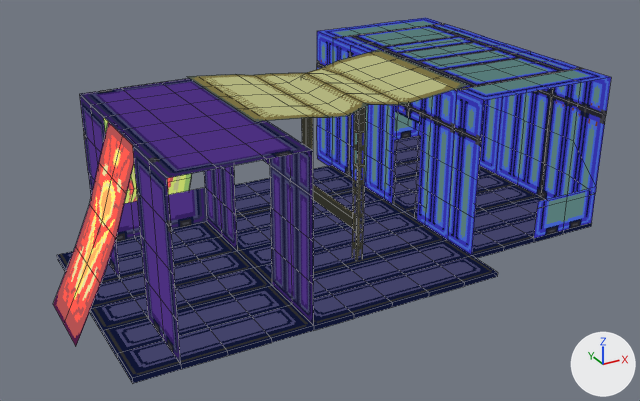
Renders of the Blender file Assets/ImportedAssets/StationAssets/RefugeeCamp/TentContainer2.blend from each side of a commit.
Rendered twice from a 50 mm camera at (-4.88, -9.19, 5.04) aimed at (0.16, -0.04, 0.47). The lights are fixed; the arrows at lower right show +X, +Y and +Z. Mesh edges are drawn as thin lines.
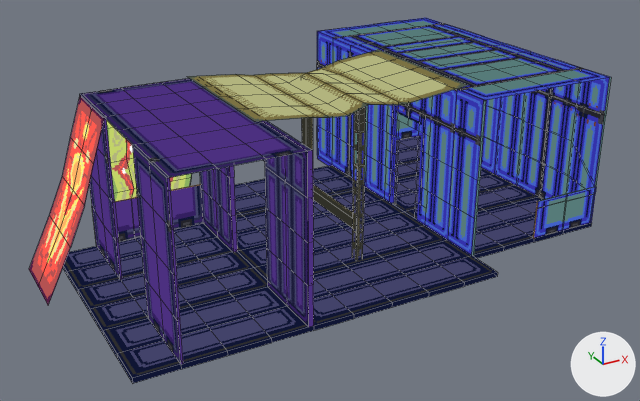
The change in detail:
me_cube is used by ob_cube; location (0.0, 0.0, 0.0).
me_cube had 361 vertices, 319 faces and spanned x -3.0..3.5, y -2.0..2.5, z -0.06..2.0.
me_cube now has 586 vertices, 484 faces and spans x -3.0..3.5, y -2.0..2.5, z -0.06..2.0.
me_cube part 1: a new loose piece of 30 vertices spanning x 1.53, y 0.25..2.5, z 0.0..1.5, in mat_crateshousebarrac.
me_cube part 2: a new loose piece of 25 vertices spanning x 1.5..3.5, y 2.48, z 0.0..2.0, in mat_crateshousebarrac.
me_cube part 3: 54 vertices added at x 2.5..3.5, y -1.5..2.5, z 0.0..2.0.
me_cube part 4: 48 vertices added at x 1.5..1.53, y -1.5..0.38, z -0.06..1.99.
me_cube part 5: 4 vertices moved from x -2.5..-1.0, y 1.0, z 0.5 to x -2.5..-1.0, y 1.0, z 0.56; 38 vertices added at x -2.5..-1.0, y 0.0..1.0, z 0.0..2.0.
me_cube part 6: 15 vertices added at x -2.47, y -2.0..-1.0, z 0.0..2.0.
me_cube part 7: 15 vertices added at x -1.06, y -2.0..-1.0, z 0.0..2.0.
me_cube part 8: 305 faces spanning x -3.0..3.5, y -2.0..2.5, z -0.06..2.0 switch from mat_crateshousebarrac_001 to mat_crateshousebarrac.
me_cube_002 has 133 vertices, 100 faces and spans x -6.8..-1.84, y 0.48..3.17, z -0.1..2.03.
me_cube_002 is used by ob_cube_002; location (3.5, -1.5, 0.0).
me_cube_002 part 9: the loose piece of 15 vertices spanning x -6.8..-5.95, y 0.48..1.48, z -0.1..1.99 is moved by (-0.06, 0.99, 0.0).

What differs and where, as boxes [x1, y1, x2, y2] in the pictures (640 x 401 px; the box of a moved part takes in the faces that stretch with it):
'Cube', reshaped: before [57, 18, 611, 383]; after [63, 18, 611, 383]
'Cube.002', reshaped (14% shorter): before [53, 50, 468, 346]; after [29, 50, 468, 305]
part 1 of me_cube, added: after [394, 120, 399, 204]
part 2 of me_cube, added: after [399, 121, 419, 140]
part 3 of me_cube, added (blue): after [481, 77, 611, 238]
part 4 of me_cube, added (blue): after [385, 97, 486, 255]
part 5 of me_cube, built on: before [88, 169, 222, 242]; after [90, 118, 237, 279]
part 6 of me_cube, added (purple): after [167, 178, 183, 364]
part 7 of me_cube, added (purple): after [265, 150, 314, 327]
part 8 of me_cube, recoloured: before [57, 18, 611, 366]; after [63, 18, 610, 366]
part 9 of me_cube_002, moved or reshaped: before [53, 122, 134, 346]; after [29, 96, 104, 305]
